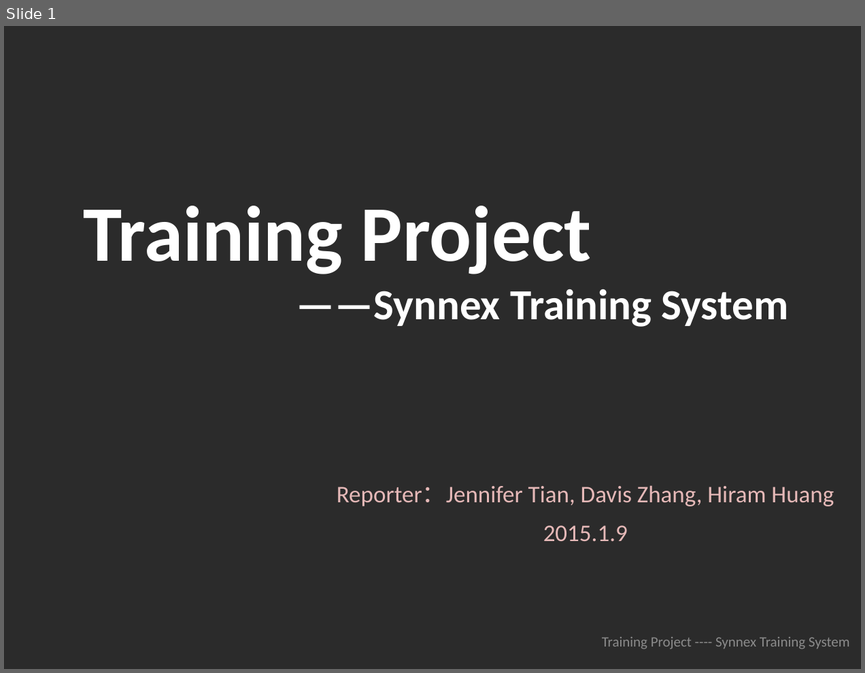
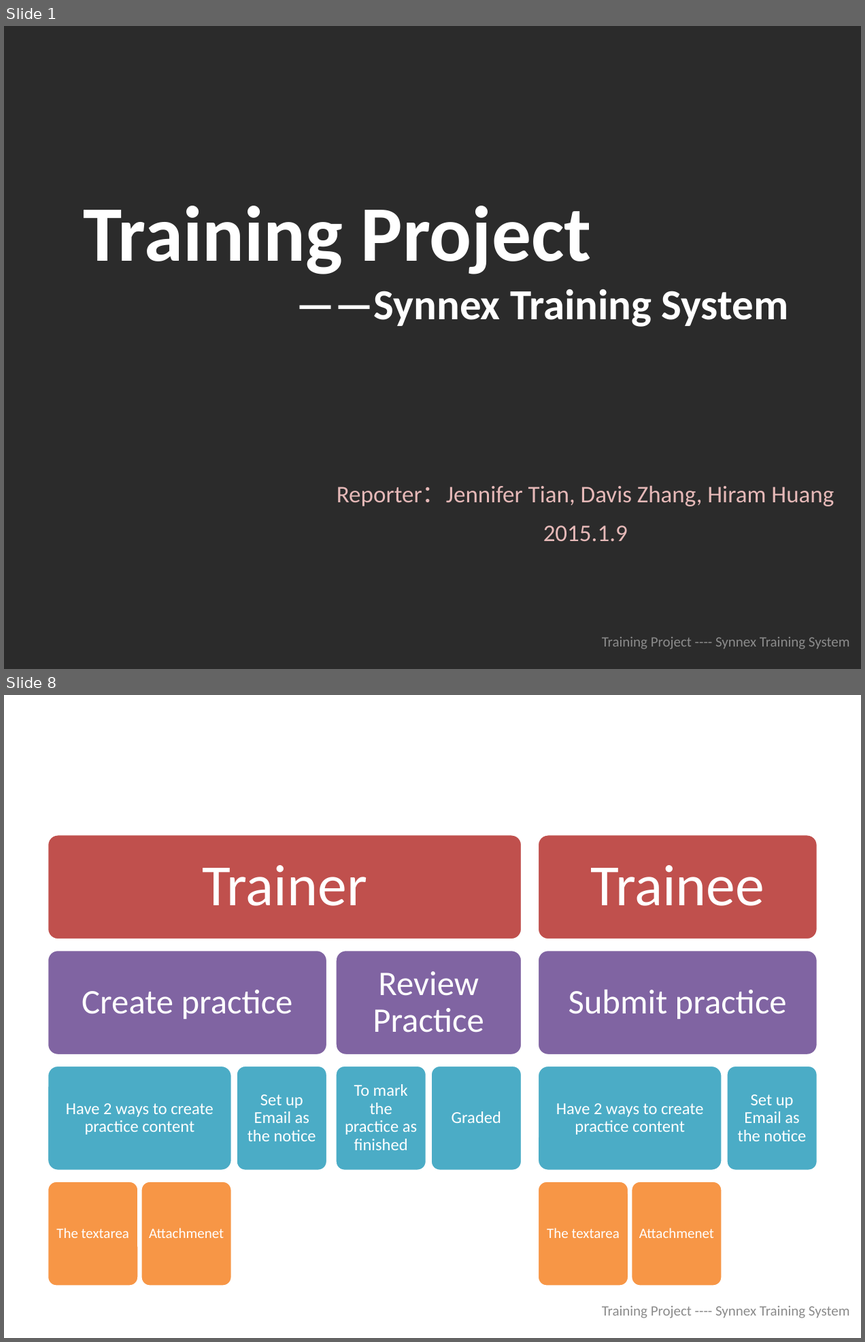
Before and after one commit to zhangruhong/trainingsystem, a slide deck: info/总结.pptx. Shown one above the other, each under a label of ours: slide 1 before the commit, slides 1 and 8 after it; the slides between them are not shown. The pictures are 865x673 and 865x1342 pixels, drawn with LibreOffice and Linux fonts; fonts in the diff are those of the drawing; background and template pictures are left out; a plain dark background stands for a picture behind light text. Boxes give left, top, right and bottom in pixels: in the first picture for what was removed or moved away, otherwise in the second. Text is boxed around its words. In the diff, an @@ line names an element or a change of style, - is before the commit and + after.

```diff
--- a/info/总结.pptx
+++ b/info/总结.pptx
@@ slide 8 added at [4, 695, 861, 1338], background #FFFFFF @@
@@ title added at [104, 713, 818, 794], 34 pt, text #FFFFFF, bold @@
+What will we do in practice management?
@@ group added at [47, 834, 818, 1286]: 15 rounded rectangles, 15 texts @@
+Trainer
+Create practice
+Have 2 ways to create practice content
+The textarea
+Attachmenet
+Set up Email as the notice
+Review Practice
+To mark the practice as finished
+Graded
+Trainee
+Submit practice
+Have 2 ways to create practice content
+The textarea
+Attachmenet
+Set up Email as the notice
@@ text added at [602, 1305, 850, 1318], 12 pt, text #8C8C8C @@
+Training Project ---- Synnex Training System
```
Also in this commit, not shown: 7 slides changed, 8 other slides added, 8 slides removed.
